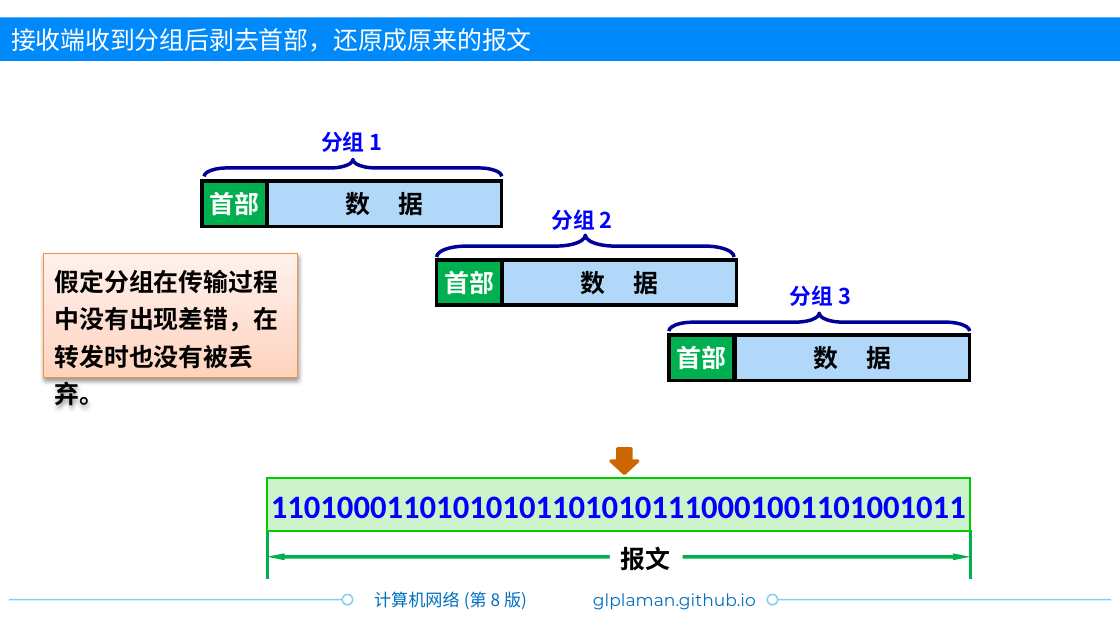
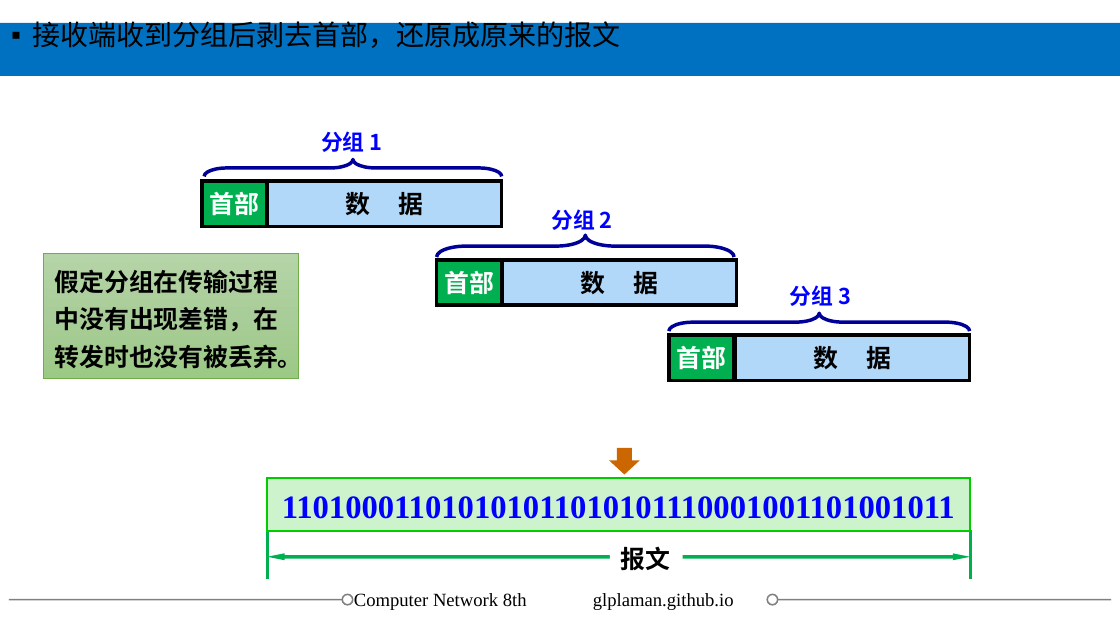
Before and after one commit to glplaman/glplaman.github.io, a slide deck: slide 50 of network/ppt/chap1.pptx. Drawn at 1120x630 pixels with LibreOffice and Linux fonts; fonts in the diff are those of the drawing; background and template pictures are left out. Boxes give left, top, right and bottom in pixels: in the first picture for what was removed or moved away, otherwise in the second. Text is boxed around its words. In the diff, an @@ line names an element or a change of style, - is before the commit and + after.

```diff
--- a/network/ppt/chap1.pptx
+++ b/network/ppt/chap1.pptx
@@ text "接收端收到分组后剥去首部，还原成原来的报文" at [32,18,620,48]: size 16 to 18 pt, font Montserrat to Times New Roman, text colour #FFFFFF to #000000; bullet none to ▪; line spacing 1 to 0.8; more space between paragraphs; vertical alignment middle to top @@
@@ rectangle: place and size @@
-rectangle at [0,18,1120,62]
+rectangle at [0,24,1120,76]
@@ rectangle at [0,24,1120,76]: fill #0089FA to #0070C0 @@
@@ rectangle "假定分组在传输过程中没有出现差错，在转发时也没有被丢弃。" at [44,253,298,377]: fill gradient #FFD2BD to #FFDED0 to #FFF2ED to gradient #B5D5A7 to #AACE9A to #9CC987; outline #F69240 0.75 pt to #70AD47 0.5 pt; shadow off @@
@@ text "110100011010101011010101110001001101001011" at [282,496,955,519]: font Calibri to Times New Roman @@
@@ line (9, 599) - (353, 599): stroke #84CFF5 1 pt to #808080 1 pt @@
@@ ellipse at [343,595,353,605]: outline #84CFF5 1 pt to #808080 1 pt @@
@@ text added at [354,593,527,610], 12 pt, text #000000 @@
+Computer Network 8th
@@ text removed at [374,591,527,610] @@
-计算机网络 (第 8 版)
@@ text "glplaman.github.io" at [593,593,734,610]: size 11 to 12 pt, font Montserrat to Times New Roman, text colour #0070C0 to #000000 @@
@@ ellipse at [767,595,777,605]: outline #84CFF5 1 pt to #808080 1 pt @@
@@ line (767, 599) - (1111, 599): stroke #84CFF5 1 pt to #808080 1 pt @@
```
Also in this commit, not shown: 149 other slides changed, 22 other files.
